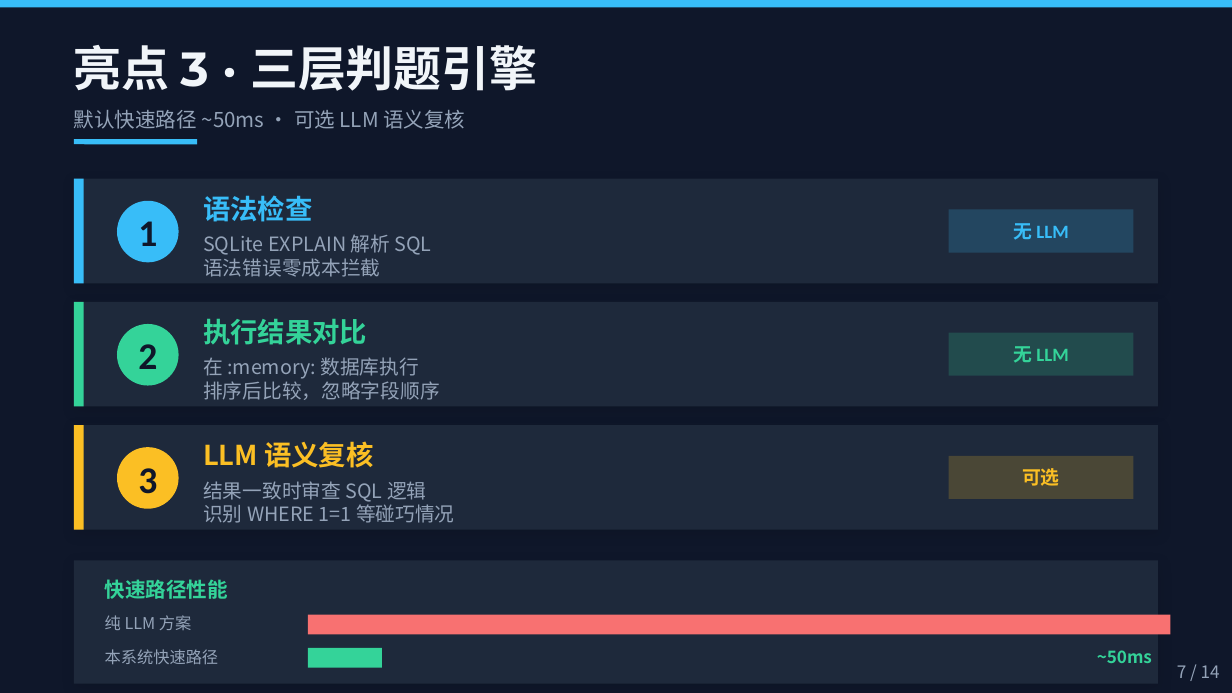
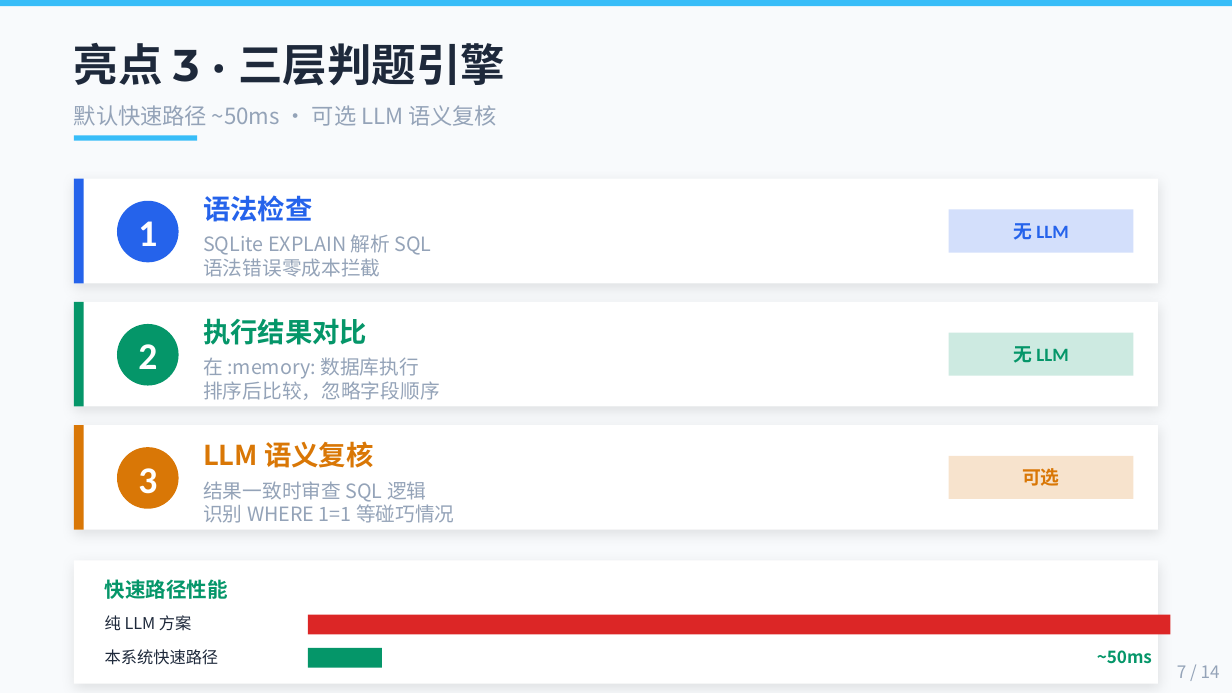
Before and after one commit to luoxin20060823/sqlcoach, a slide deck: slide 7 of SQL随身教练-汇报.pptx. Drawn at 1232x693 pixels with LibreOffice and Linux fonts; fonts in the diff are those of the drawing. Boxes give left, top, right and bottom in pixels: in the first picture for what was removed or moved away, otherwise in the second. Text is boxed around its words. In the diff, an @@ line names an element or a change of style, - is before the commit and + after.

Commit message:
docs(ppt): unify all slides to light background

```diff
--- a/SQL随身教练-汇报.pptx
+++ b/SQL随身教练-汇报.pptx
@@ background #0F172A to #F8FAFC @@
@@ text "亮点 3 · 三层判题引擎" at (x1=74, y1=43, x2=505, y2=86): size 28 to 26 pt, text colour #F1F5F9 to #1E293B @@
@@ text "默认快速路径 ~50ms · 可选 LLM ..." at (x1=74, y1=105, x2=497, y2=126): size 12 to 13 pt @@
@@ line moved from (74, 142) - (197, 142) to (74, 138) - (197, 138) @@
@@ rectangle at (x1=74, y1=179, x2=84, y2=283): fill #38BDF8 to #2563EB @@
@@ ellipse at (x1=117, y1=201, x2=179, y2=262): fill #38BDF8 to #2563EB @@
@@ text "语法检查" at (x1=203, y1=195, x2=312, y2=222): text colour #38BDF8 to #2563EB @@
@@ text "无 LLM" at (x1=1013, y1=223, x2=1068, y2=240): text colour #38BDF8 to #2563EB @@
@@ rectangle at (x1=949, y1=209, x2=1133, y2=253): fill #38BDF8 at 20% opacity to #2563EB at 20% opacity @@
@@ rectangle at (x1=949, y1=333, x2=1133, y2=376): fill #34D399 at 20% opacity to #059669 at 20% opacity @@
@@ rectangle at (x1=74, y1=425, x2=84, y2=530): fill #FBBF24 to #D97706 @@
@@ text colour #0F172A to #FFFFFF in 3 elements at (x1=138, y1=221, x2=157, y2=246), (x1=138, y1=344, x2=157, y2=369), (x1=138, y1=468, x2=157, y2=494) @@
@@ ellipse at (x1=117, y1=447, x2=179, y2=509): fill #FBBF24 to #D97706 @@
@@ text "LLM 语义复核" at (x1=203, y1=441, x2=373, y2=468): text colour #FBBF24 to #D97706 @@
@@ text "可选" at (x1=1022, y1=468, x2=1060, y2=486): text colour #FBBF24 to #D97706 @@
@@ rectangle at (x1=949, y1=456, x2=1133, y2=499): fill #FBBF24 at 20% opacity to #D97706 at 20% opacity @@
@@ fill #1E293B to #FFFFFF in 4 elements at (x1=74, y1=179, x2=1158, y2=283), (x1=74, y1=302, x2=1158, y2=407), (x1=74, y1=425, x2=1158, y2=530), (x1=74, y1=561, x2=1158, y2=684) @@
@@ text "纯 LLM 方案" at (x1=105, y1=615, x2=191, y2=631): text colour #94A3B8 to #1E293B @@
@@ rectangle at (x1=308, y1=615, x2=1170, y2=634): fill #F87171 to #DC2626 @@
@@ text "~10s" at (x1=1113, y1=612, x2=1152, y2=635): text colour #F87171 to #DC2626 @@
@@ text "本系统快速路径" at (x1=105, y1=649, x2=219, y2=665): text colour #94A3B8 to #1E293B @@
@@ fill #34D399 to #059669 in 3 elements at (x1=74, y1=302, x2=84, y2=407), (x1=117, y1=324, x2=179, y2=386), (x1=308, y1=648, x2=382, y2=668) @@
@@ text colour #34D399 to #059669 in 4 elements at (x1=203, y1=318, x2=367, y2=345), (x1=1013, y1=346, x2=1068, y2=363), (x1=105, y1=579, x2=228, y2=599), (x1=1097, y1=650, x2=1152, y2=664) @@
```
Also in this commit, not shown: 2 other slides changed, 1 other file.
